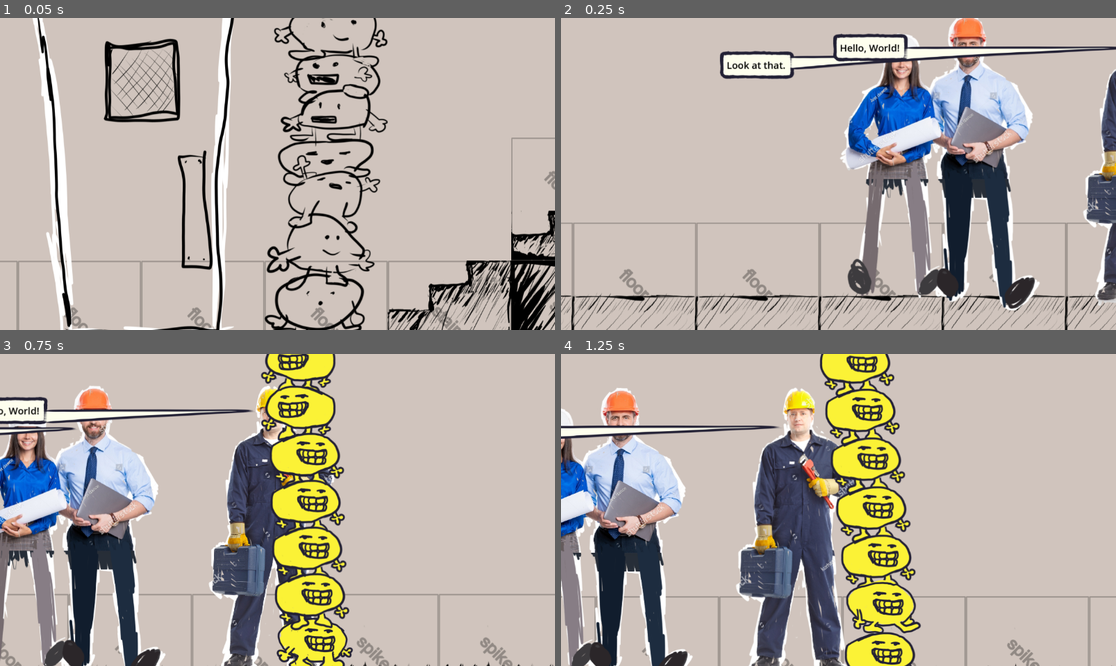
Above: before the commit, frames 1-4 (two rows, left to right).
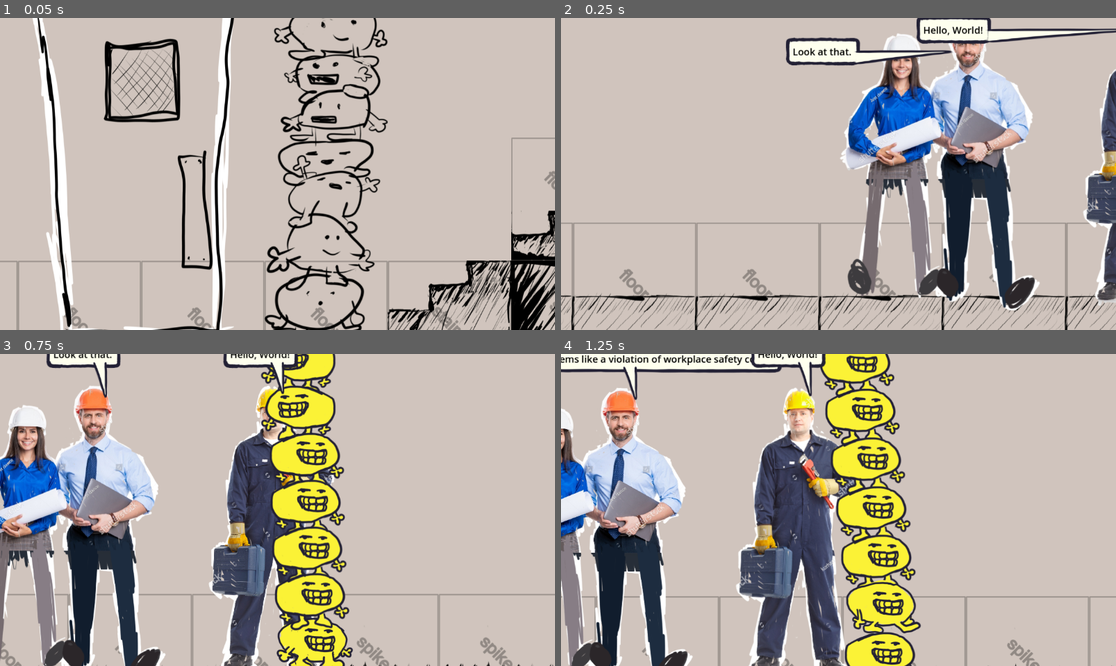
Above: after the commit, the same moments.

Repository: JCoMcL/gourt-game
Game: Godot game, scene res://level/office-level.tscn
Two runs of this game, one before a commit and one after it. Both use one fixed random seed, a clock stepped at 60 frames per second and the inputs below.
Inputs (mouse positions are in pixels of both pictures, inside the frame that each line leads up to):
- Up to frame 1 (0.05 s): no input
- Up to frame 2 (0.25 s): no input
- Up to frame 3 (0.75 s): move the mouse to (399, 494) at 0.52 s; hold Right (go right) from 0.53 s (still down); hold Up (enter door) from 0.53 s (still down); click (399, 494) at 0.67 s
- Up to frame 4 (1.25 s): keep holding Right (go right); keep holding Up (enter door)

Frame 1 is identical in both runs. In frame 2, 5.4% of the frame differs, in the area x 28-100%, y 0-20%; in frame 3, 3.2%; in frame 4, 3.7%.

Commit message:
fix screen-to-world position calculation and remove some unnused code

Diff:
--- a/actors/actor.gd
+++ b/actors/actor.gd
@@ -3,7 +3,4 @@
 class_name Actor
 
 func get_mouth():
-	var m = get_node_or_null("Handle/Speak Hole")
-	if not m:
-		print("yo, speak hole is broken, fix that shit") # high quality testing
-	return m
+	return get_node("Handle/Speak Hole")
--- a/actors/conversation.gd
+++ b/actors/conversation.gd
@@ -45,7 +45,6 @@
 		$Timer.timeout.connect(speech_bubble.queue_free)
 
 func _ready():
-	print(speed)
 	$Timer.timeout.connect(display_line)
 	$Timer.one_shot = true
 	if lines.size() > 0:
--- a/player.gd
+++ b/player.gd
@@ -11,9 +11,6 @@
 
 func valid_goon(g: Goon) -> bool:
 	return g and is_instance_valid(g)
-
-func screen_position(world_position: Vector2):
-	return get_viewport().get_screen_transform() * get_global_transform_with_canvas() * world_position
 
 func _ready():
 	#move to bottom of tree to recieve inputs first among siblings.
--- a/tools/yute.gd
+++ b/tools/yute.gd
@@ -18,7 +18,8 @@
 		return Vector2(nearest_x, p.y)
 
 func viewport_to_world(v: Vector2, relative_to: Node = self):
-	return relative_to.get_viewport().global_canvas_transform.affine_inverse() * v
+	var vp = relative_to.get_viewport()
+	return vp.global_canvas_transform.affine_inverse() * vp.canvas_transform.affine_inverse() * v
 
 func get_viewport_world_rect(relative_to: Node = self) -> Rect2:
 	var r = relative_to.get_viewport().get_visible_rect()
@@ -45,5 +46,4 @@
 	).reduce(func(v:Vector2, longest):
 		return v if v.length_squared() > longest.length_squared() else longest
 	) + inner.position
-	print(out)
 	return out
